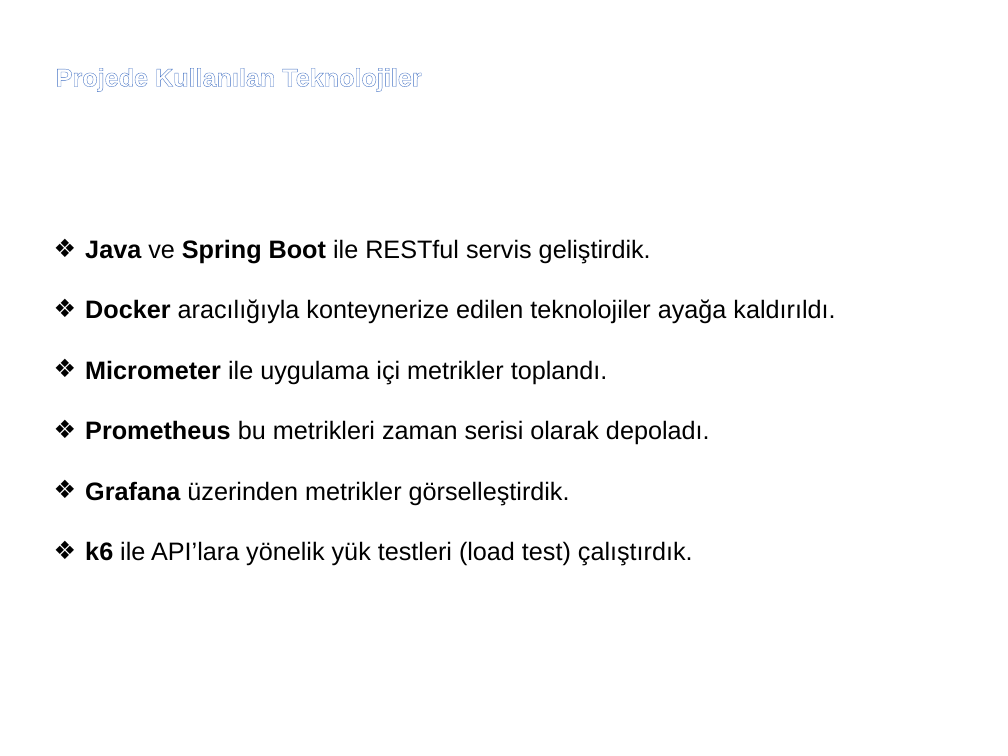
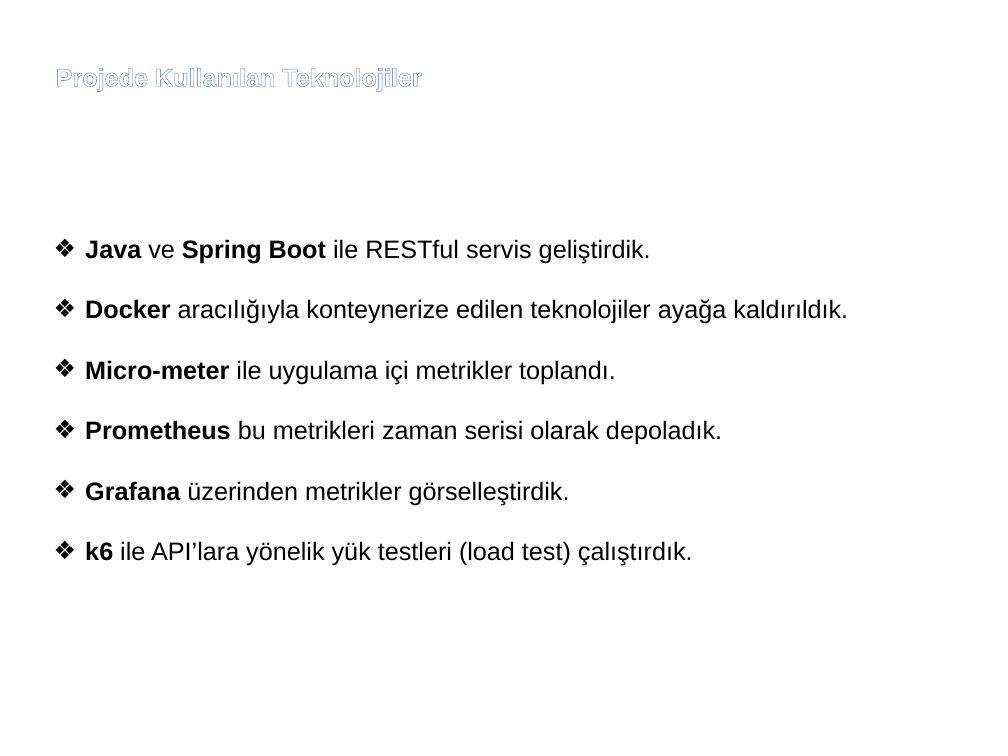
Before and after one commit to noxennn/LeaderboardREST, a slide deck: slide 6 of YusufEmreBayrakcıStajSunum.pptx. Drawn at 1008x756 pixels with LibreOffice and Linux fonts; fonts in the diff are those of the drawing; background and template pictures are left out. Boxes give left, top, right and bottom in pixels: in the first picture for what was removed or moved away, otherwise in the second. Text is boxed around its words. In the diff, an @@ line names an element or a change of style, - is before the commit and + after.

Commit message:
slide changes,

```diff
--- a/YusufEmreBayrakcıStajSunum.pptx
+++ b/YusufEmreBayrakcıStajSunum.pptx
@@ text at [85,299,848,445]: text changed @@
-❖ Docker aracılığıyla konteynerize edilen teknolojiler ayağa kaldırıldı.
-❖ Micrometer ile uygulama içi metrikler toplandı.
-❖ Prometheus bu metrikleri zaman serisi olarak depoladı.
+❖ Docker aracılığıyla konteynerize edilen teknolojiler ayağa kaldırıldık.
+❖ Micro-meter ile uygulama içi metrikler toplandı.
+❖ Prometheus bu metrikleri zaman serisi olarak depoladık.
```
Also in this commit, not shown: 1 other slide changed, 5 other files.
